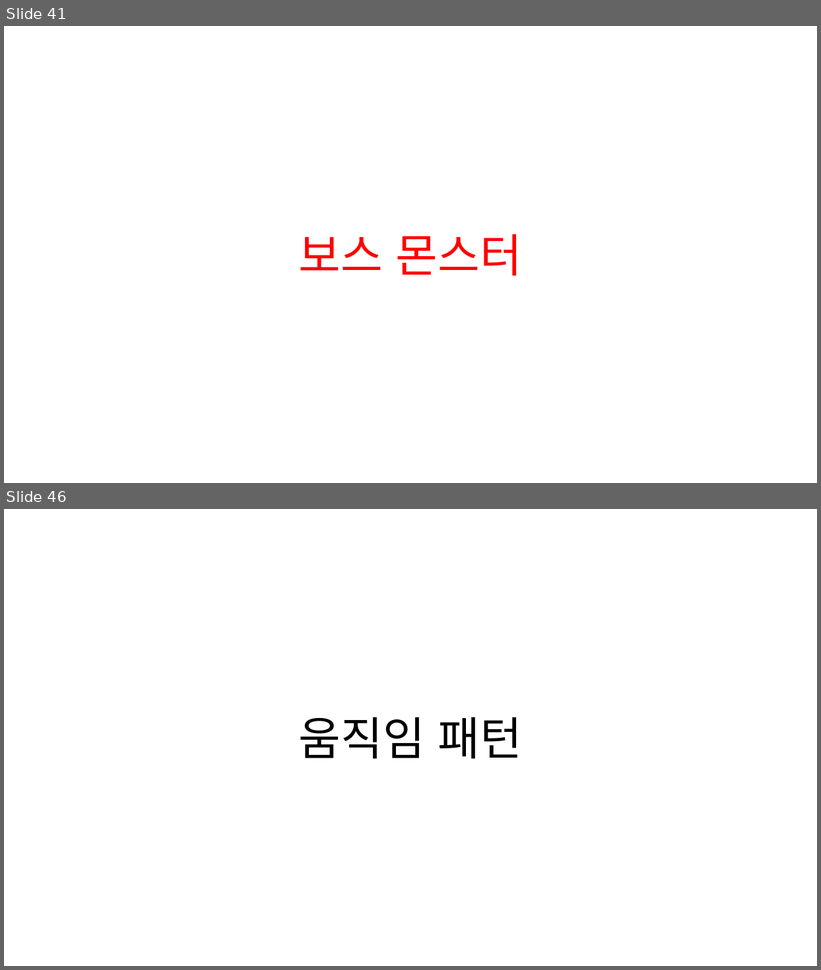
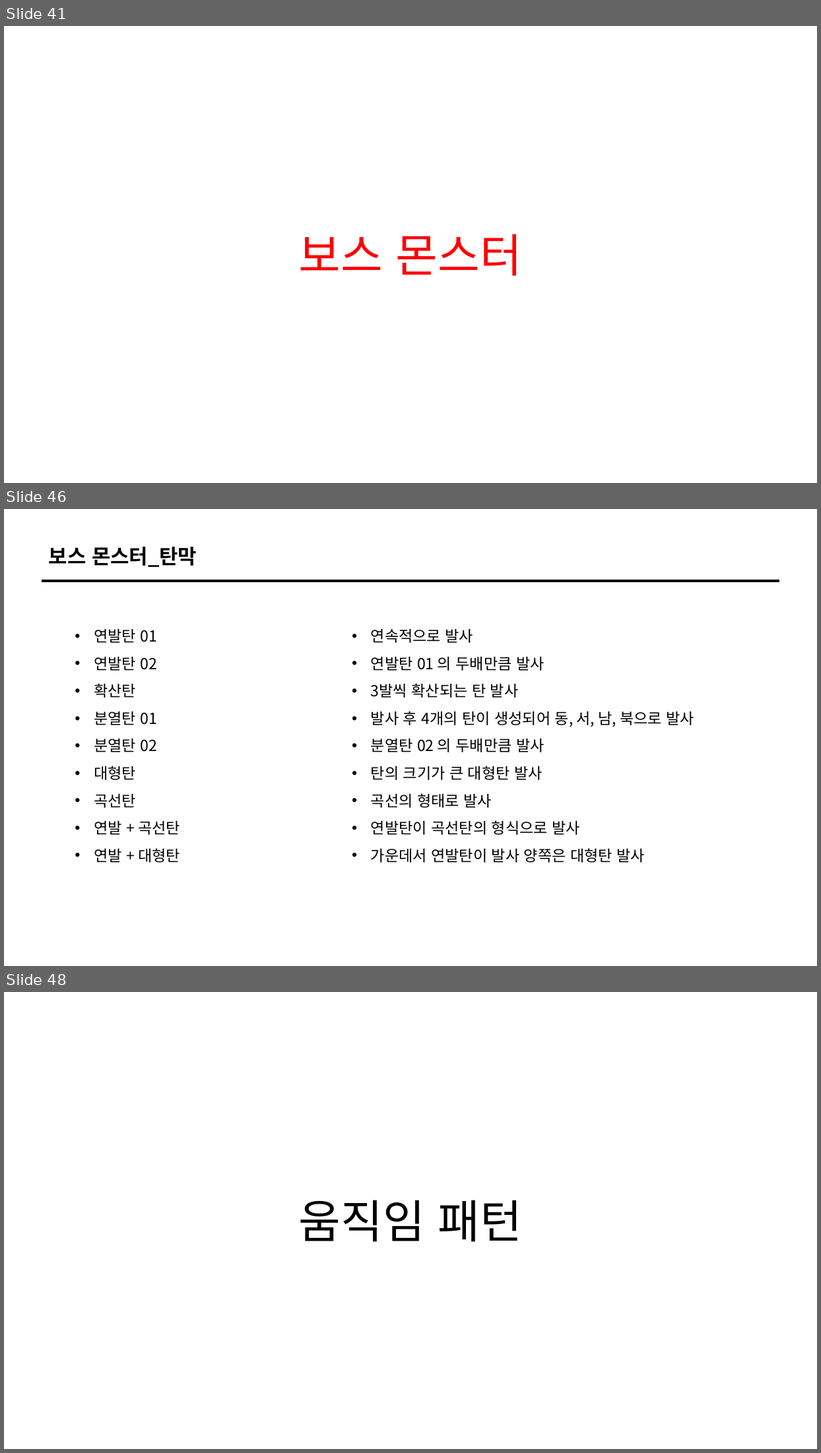
Before and after one commit to ikarijaeyoung/Project_SkyPower, a slide deck: Project_Design/백승헌/전투기획.pptx. Shown one above the other, each under a label of ours: slides 41 and 46 before the commit, slides 41, 46 and 48 after it; the slides between them are not shown. The pictures are 821x970 and 821x1453 pixels, drawn with LibreOffice and Linux fonts; fonts in the diff are those of the drawing. Boxes give left, top, right and bottom in pixels: in the first picture for what was removed or moved away, otherwise in the second. Text is boxed around its words. In the diff, an @@ line names an element or a change of style, - is before the commit and + after.

```diff
--- a/Project_Design/백승헌/전투기획.pptx
+++ b/Project_Design/백승헌/전투기획.pptx
@@ slide 46 added at (4,509,817,966), background #FFFFFF @@
@@ text added at (49,547,197,567), 24 pt, text #000000, bold @@
+보스 몬스터_탄막
@@ line added from (42, 581) to (780, 581), #000000 2.75 pt @@
@@ text added at (94,629,486,863), 18 pt, text #000000 @@
+• 연발탄 01
+• 연발탄 02
+• 확산탄
+• 분열탄 01
+• 분열탄 02
+• 대형탄
+• 곡선탄
+• 연발 + 곡선탄
+• 연발 + 대형탄
@@ text added at (371,629,695,863), 18 pt, text #000000 @@
+• 연속적으로 발사
+• 연발탄 01 의 두배만큼 발사
+• 3발씩 확산되는 탄 발사
+• 발사 후 4개의 탄이 생성되어 동, 서, 남, 북으로 발사
+• 분열탄 02 의 두배만큼 발사
+• 탄의 크기가 큰 대형탄 발사
+• 곡선의 형태로 발사
+• 연발탄이 곡선탄의 형식으로 발사
+• 가운데서 연발탄이 발사 양쪽은 대형탄 발사
@@ what was slide 46 is now slide 48 @@
```
Also in this commit, not shown: 2 slides changed, 3 other slides added, 2 slides removed, 6 other files.
